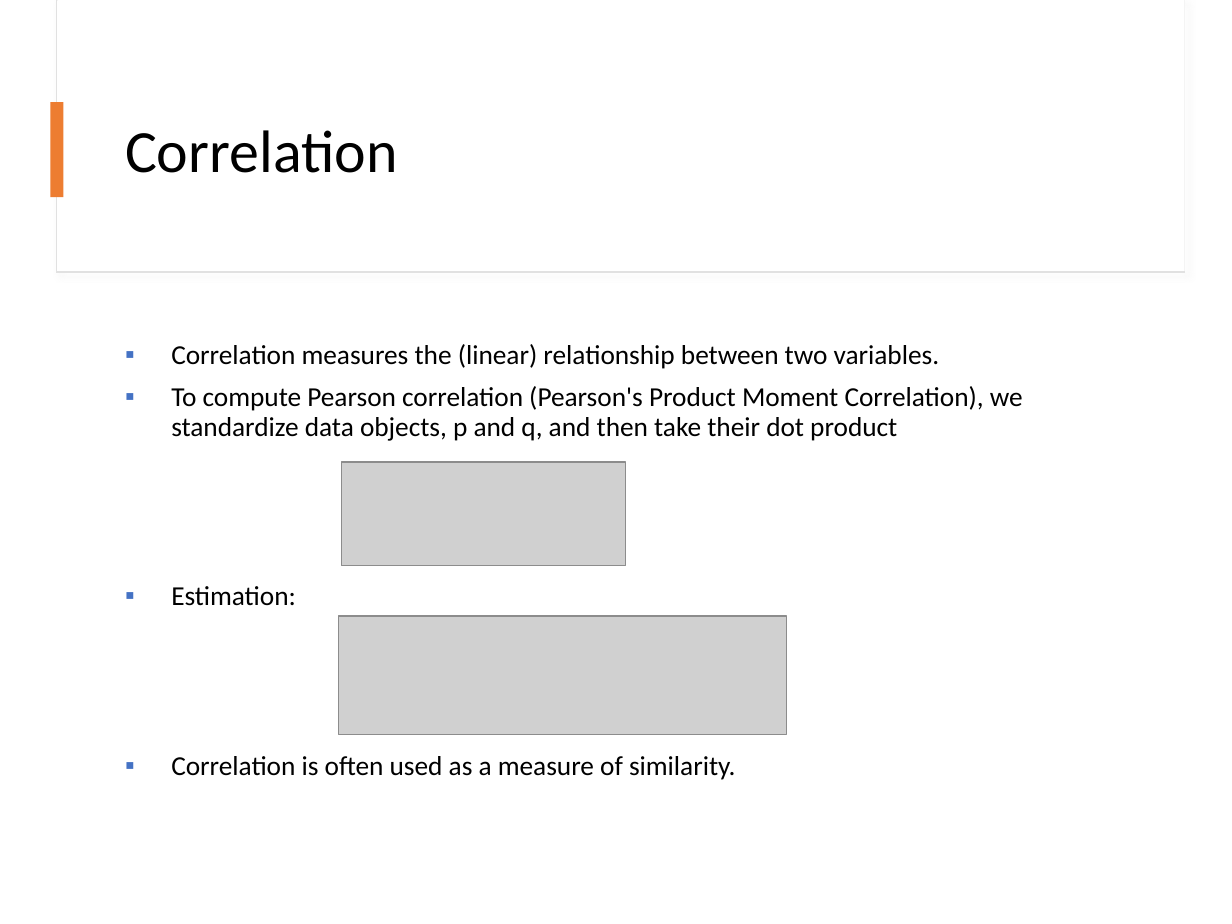
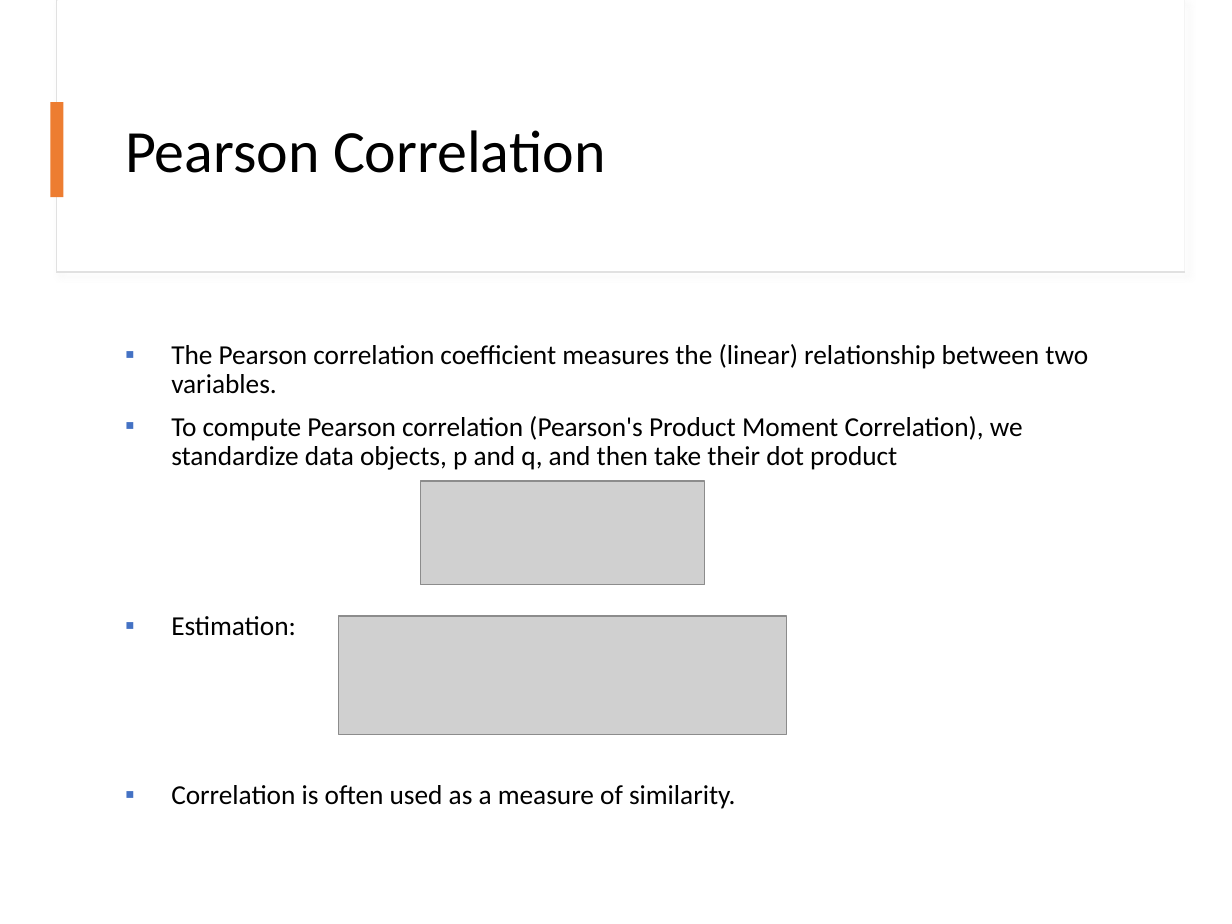
Before and after one commit to mhahsler/Introduction_to_Data_Mining_R_Examples, a slide deck: slide 13 of slides/chap2_exploration.pptx (slide 15 before the commit). Drawn at 1232x924 pixels with LibreOffice and Linux fonts; fonts in the diff are those of the drawing; grey boxes stand for pictures. Boxes give left, top, right and bottom in pixels: in the first picture for what was removed or moved away, otherwise in the second. Text is boxed around its words. In the diff, an @@ line names an element or a change of style, - is before the commit and + after.

```diff
--- a/slides/chap2_exploration.pptx
+++ b/slides/chap2_exploration.pptx
@@ title at box(125, 130, 605, 173): text changed @@
-Correlation
+Pearson Correlation
@@ text at box(171, 344, 1088, 394): text changed @@
-▪ Correlation measures the (linear) relationship between two variables.
+▪ The Pearson correlation coefficient measures the (linear) relationship between two variables.
@@ picture: place and size @@
-picture at box(341, 462, 626, 565)
+picture at box(420, 480, 705, 584)
```
Also in this commit, not shown: 12 other slides changed, 1 slide added, 6 slides removed, 1 other file.
